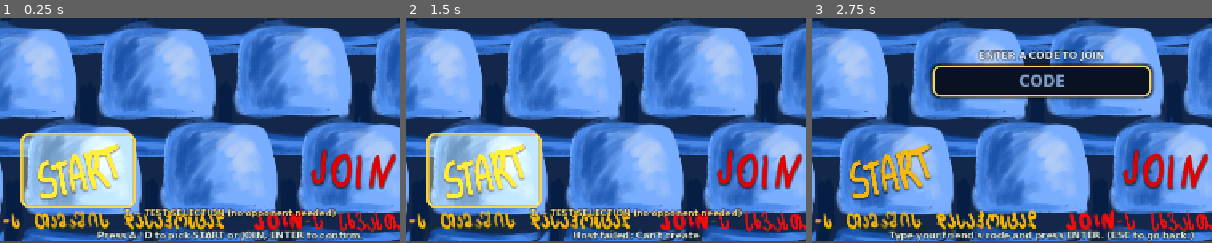
Above: before the commit, frames 1-3 (left to right).
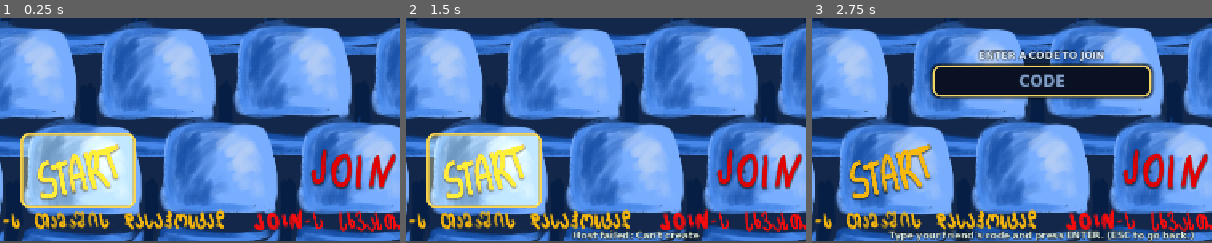
Above: after the commit, the same moments.

Repository: lukalklikadze/fighting-game
Game: Godot game, scene res://starter_2.tscn
Two runs of this game, one before a commit and one after it. Both use one fixed random seed, a clock stepped at 60 frames per second and the inputs below.
Inputs (mouse positions are % of the whole screen's width and height, from its top left; square brackets give the same spot before the commit, where the layout moved):
- Up to frame 1 (0.25 s): no input
- Up to frame 2 (1.5 s): click (31, 84) at 0.5 s; click (31, 84) at 1.25 s
- Up to frame 3 (2.75 s): click (65, 81) [63, 83] at 2 s
The pictures show only the part of the screen within x 21-71%, y 50-100%; the shares and areas given below are measured in that part.

The runs differ from the first frame. In frame 1, 3.6% of the frame differs, in the area x 24-91%, y 84-100%; in frame 2, 1.5%; in frame 3, nothing differs.

Commit message:
Align JOIN focus box to its word; drop added on-screen text
- Move JOIN_RECT right/up to sit on the baked JOIN word.
- Remove the TEST hint label and the A/D instruction overlays.

Co-Authored-By: Claude Opus 4.8 <noreply@anthropic.com>

Diff:
--- a/scenes/scripts/starter_2.gd
+++ b/scenes/scripts/starter_2.gd
@@ -31,7 +31,7 @@
 
 # Hit areas over the baked-in START / JOIN words (also used to place the focus box).
 const START_RECT := Rect2(317, 556, 160, 96)
-const JOIN_RECT := Rect2(750, 561, 120, 80)
+const JOIN_RECT := Rect2(773, 549, 125, 74)
 
 # High-level state of the lobby.
 enum Menu { CHOICES, CODE_ENTRY, WAIT, SELECT }
@@ -54,7 +54,6 @@
 var _code_edit: LineEdit
 var _code_label: Label
 var _status_label: Label
-var _test_hint: Label
 var _menu_highlight: Panel
 var _menu_glow: ColorRect
 var _start_button: Button
@@ -174,7 +173,7 @@
 	_opponent_display.texture = CHAR_TEXTURES[BALL_ORDER[_opp_chosen]]
 	_opponent_display.visible = true
 	_set_selection_enabled(true)
-	_set_status("TEST MODE — A / D to move, ENTER to pick. (Preview only, no real opponent.)")
+	_set_status("")
 
 
 # ── Ball selection ───────────────────────────────────────────────────────────
@@ -212,9 +211,8 @@
 	if _hosting_active or _connected_as_client:
 		_rpc_set_opponent_choice.rpc(index)
 	if _test_mode:
-		_set_status("TEST: you picked %s. (Preview only — no fight starts.)" % BALL_ORDER[index])
-		return
-	_set_status("You picked %s — waiting for both to choose..." % BALL_ORDER[index])
+		return
+	_set_status("Waiting for both to choose...")
 	_maybe_start()
 
 
@@ -318,12 +316,6 @@
 	_join_button.pressed.connect(_activate_join)
 	layer.add_child(_join_button)
 
-	_test_hint = _make_label("T — TEST SELECTION (no opponent needed)", 14, Color(1.0, 0.92, 0.55, 0.95))
-	_test_hint.horizontal_alignment = HORIZONTAL_ALIGNMENT_CENTER
-	_test_hint.position = Vector2(290, 662)
-	_test_hint.size = Vector2(700, 22)
-	layer.add_child(_test_hint)
-
 	_status_label = _make_label("", 15, Color(0.85, 0.92, 0.88, 1.0))
 	_status_label.horizontal_alignment = HORIZONTAL_ALIGNMENT_CENTER
 	_status_label.autowrap_mode = TextServer.AUTOWRAP_WORD_SMART
@@ -337,7 +329,7 @@
 	_menu_index = 0
 	_apply_menu_visibility()
 	_update_menu_highlight()
-	_set_status("Press A / D to pick START or JOIN, ENTER to confirm.")
+	_set_status("")
 
 
 func _apply_menu_visibility() -> void:
@@ -348,8 +340,6 @@
 		_menu_highlight.visible = in_choices
 	if _menu_glow != null:
 		_menu_glow.visible = in_choices
-	if _test_hint != null:
-		_test_hint.visible = in_choices
 	if _code_label != null:
 		_code_label.visible = entering_code or hosting_wait
 	if _code_edit != null:
@@ -506,7 +496,7 @@
 		_menu = Menu.SELECT
 		_apply_menu_visibility()
 		_code_label.text = "PLAYER 2 CONNECTED"
-		_set_status("Both players in — pick your fighter! (A / D, ENTER)")
+		_set_status("Both players in — pick your fighter!")
 		_set_selection_enabled(true)
 		_send_choice_to(peer_id)
 
@@ -529,7 +519,7 @@
 	_menu = Menu.SELECT
 	_apply_menu_visibility()
 	_code_label.text = "CONNECTED AS PLAYER 2"
-	_set_status("Both players in — pick your fighter! (A / D, ENTER)")
+	_set_status("Both players in — pick your fighter!")
 	_refresh_lobby_controls()
 	_set_selection_enabled(true)
 	_send_choice_to(1)
